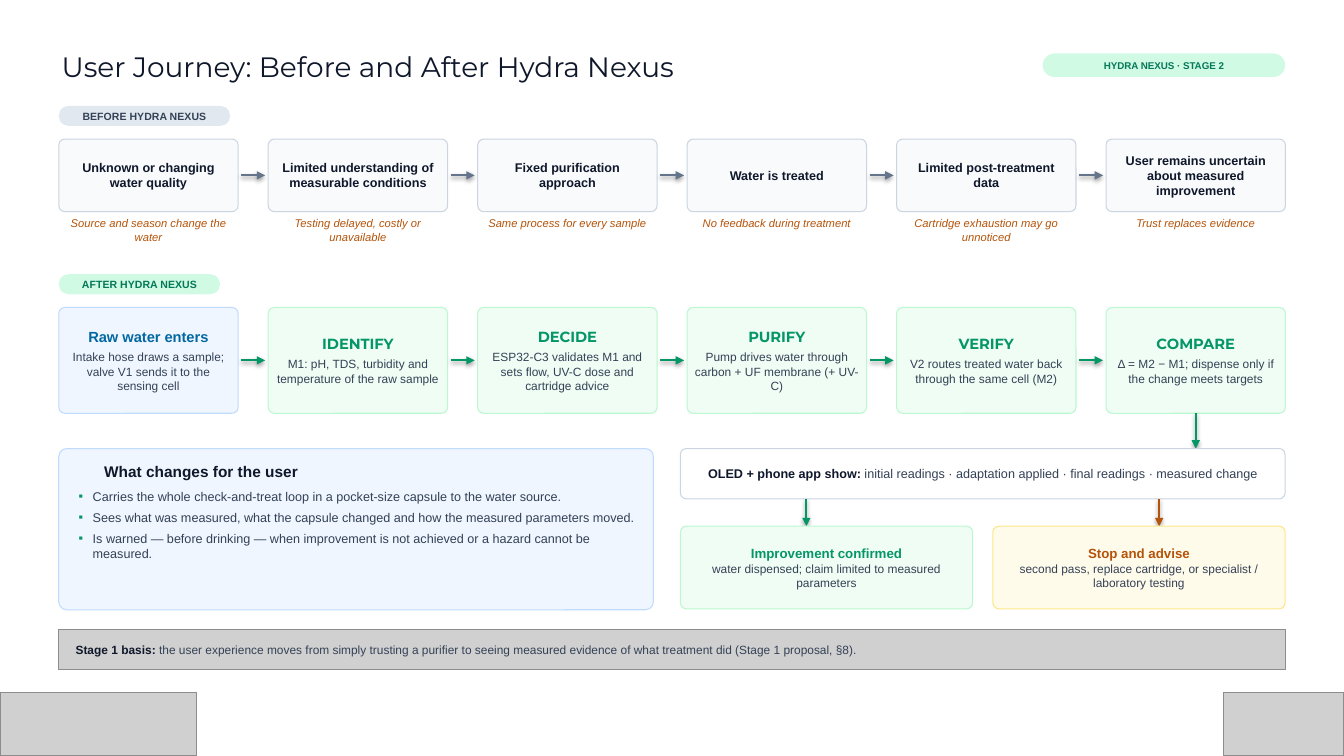
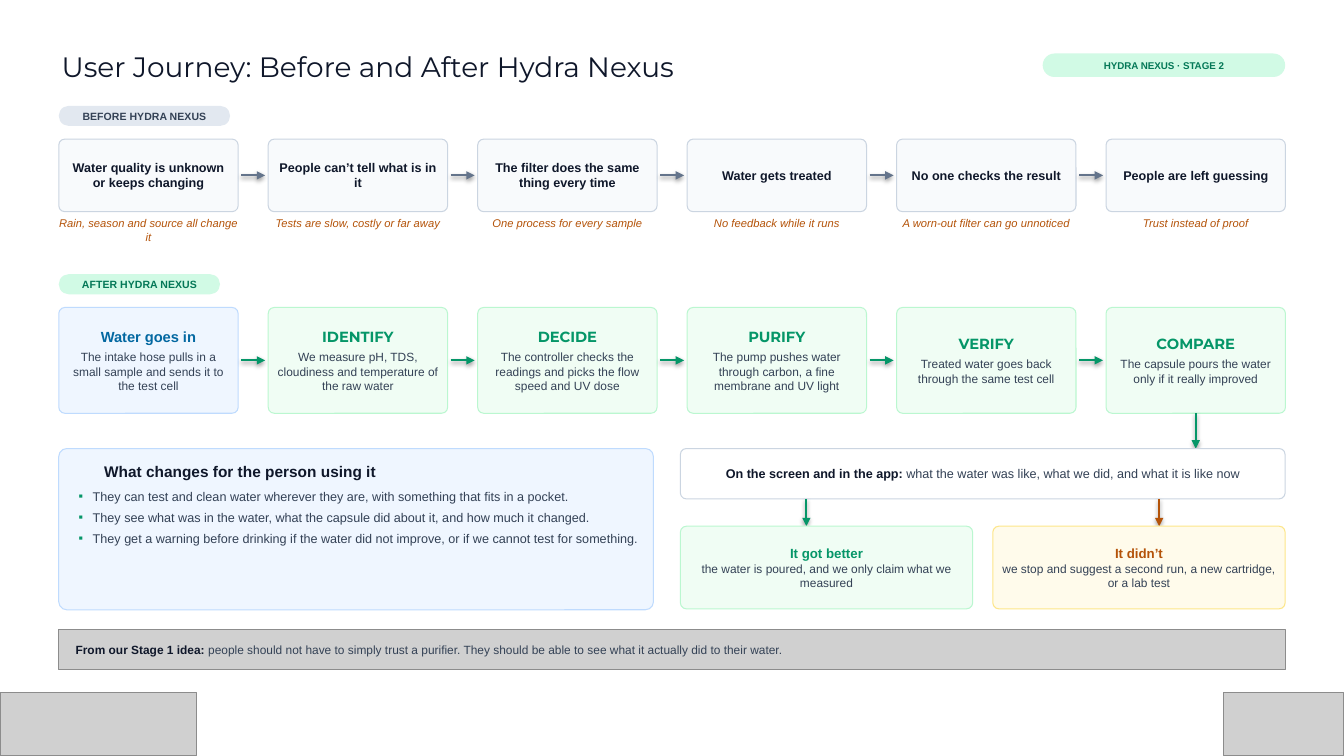
Before and after one commit to Abishekkishore-byte/hydra-nexus, a slide deck: slide 4 of docs/Hydra_Nexus_Vishwakarma_Stage2_Submission.pptx. Drawn at 1344x756 pixels with LibreOffice and Linux fonts; fonts in the diff are those of the drawing; grey boxes stand for pictures; background and template pictures are left out. Boxes give left, top, right and bottom in pixels: in the first picture for what was removed or moved away, otherwise in the second. Text is boxed around its words. In the diff, an @@ line names an element or a change of style, - is before the commit and + after.

```diff
--- a/docs/Hydra_Nexus_Vishwakarma_Stage2_Submission.pptx
+++ b/docs/Hydra_Nexus_Vishwakarma_Stage2_Submission.pptx
@@ text in rounded rectangle at <box>73,163,224,190</box>: text changed @@
-Unknown or changing water quality
+Water quality is unknown or keeps changing
@@ text in rounded rectangle at <box>279,163,436,187</box>: text changed @@
-Limited understanding of measurable conditions
+People can’t tell what is in it
@@ text in rounded rectangle at <box>495,163,639,190</box>: text changed @@
-Fixed purification approach
+The filter does the same thing every time
@@ text in rounded rectangle at <box>722,171,832,183</box>: text changed @@
-Water is treated
+Water gets treated
@@ text in rounded rectangle at <box>912,171,1061,180</box>: text changed @@
-Limited post-treatment data
+No one checks the result
@@ text in rounded rectangle at <box>1123,171,1268,183</box>: text changed @@
-User remains uncertain about measured improvement
+People are left guessing
@@ text at <box>59,219,238,241</box>: text changed @@
-Source and season change the water
+Rain, season and source all change it
@@ text at <box>276,219,440,230</box>: text changed @@
-Testing delayed, costly or unavailable
+Tests are slow, costly or far away
@@ text at <box>492,219,642,230</box>: text changed @@
-Same process for every sample
+One process for every sample
@@ text at <box>714,219,840,227</box>: text changed @@
-No feedback during treatment
+No feedback while it runs
@@ text at <box>903,219,1070,230</box>: text changed @@
-Cartridge exhaustion may go unnoticed
+A worn-out filter can go unnoticed
@@ text at <box>1143,219,1249,229</box>: text changed @@
-Trust replaces evidence
+Trust instead of proof
@@ text in rounded rectangle at <box>73,331,224,390</box>: text changed @@
-Raw water enters
-Intake hose draws a sample; valve V1 sends it to the sensing cell
+Water goes in
+The intake hose pulls in a small sample and sends it to the test cell
@@ text in rounded rectangle at <box>278,352,438,390</box>: text changed @@
-M1: pH, TDS, turbidity and temperature of the raw sample
+We measure pH, TDS, cloudiness and temperature of the raw water
@@ text in rounded rectangle at <box>495,352,639,393</box>: text changed @@
-ESP32-C3 validates M1 and sets flow, UV-C dose and cartridge advice
+The controller checks the readings and picks the flow speed and UV dose
@@ text in rounded rectangle at <box>713,352,841,393</box>: text changed @@
-Pump drives water through carbon + UF membrane (+ UV-C)
+The pump pushes water through carbon, a fine membrane and UV light
@@ text in rounded rectangle at <box>918,359,1055,385</box>: text changed @@
-V2 routes treated water back through the same cell (M2)
+Treated water goes back through the same test cell
@@ text in rounded rectangle at <box>1120,359,1271,385</box>: text changed @@
-Δ = M2 − M1; dispense only if the change meets targets
+The capsule pours the water only if it really improved
@@ text at <box>104,466,375,480</box>: text changed @@
-What changes for the user
+What changes for the person using it
@@ text in rounded rectangle at <box>726,469,1240,481</box>: text changed @@
-OLED + phone app show: initial readings · adaptation applied · final readings · measured change
+On the screen and in the app: what the water was like, what we did, and what it is like now
@@ text at <box>93,492,638,546</box>: text changed @@
-▪ Carries the whole check-and-treat loop in a pocket-size capsule to the water source.
-▪ Sees what was measured, what the capsule changed and how the measured parameters moved.
-▪ Is warned — before drinking — when improvement is not achieved or a hazard cannot be measured.
+▪ They can test and clean water wherever they are, with something that fits in a pocket.
+▪ They see what was in the water, what the capsule did about it, and how much it changed.
+▪ They get a warning before drinking if the water did not improve, or if we cannot test for something.
@@ text in rounded rectangle at <box>702,548,951,587</box>: text changed @@
-Improvement confirmed
-water dispensed; claim limited to measured parameters
+It got better
+the water is poured, and we only claim what we measured
@@ text in rounded rectangle at <box>1002,548,1276,587</box>: text changed @@
-Stop and advise
-second pass, replace cartridge, or specialist / laboratory testing
+It didn’t
+we stop and suggest a second run, a new cartridge, or a lab test
@@ text at <box>76,645,782,657</box>: text changed @@
-Stage 1 basis: the user experience moves from simply trusting a purifier to seeing measured evidence of what treatment did (Stage 1 proposal, §8).
+From our Stage 1 idea: people should not have to simply trust a purifier. They should be able to see what it actually did to their water.
```
Also in this commit, not shown: 18 other slides changed, 1 other file.
